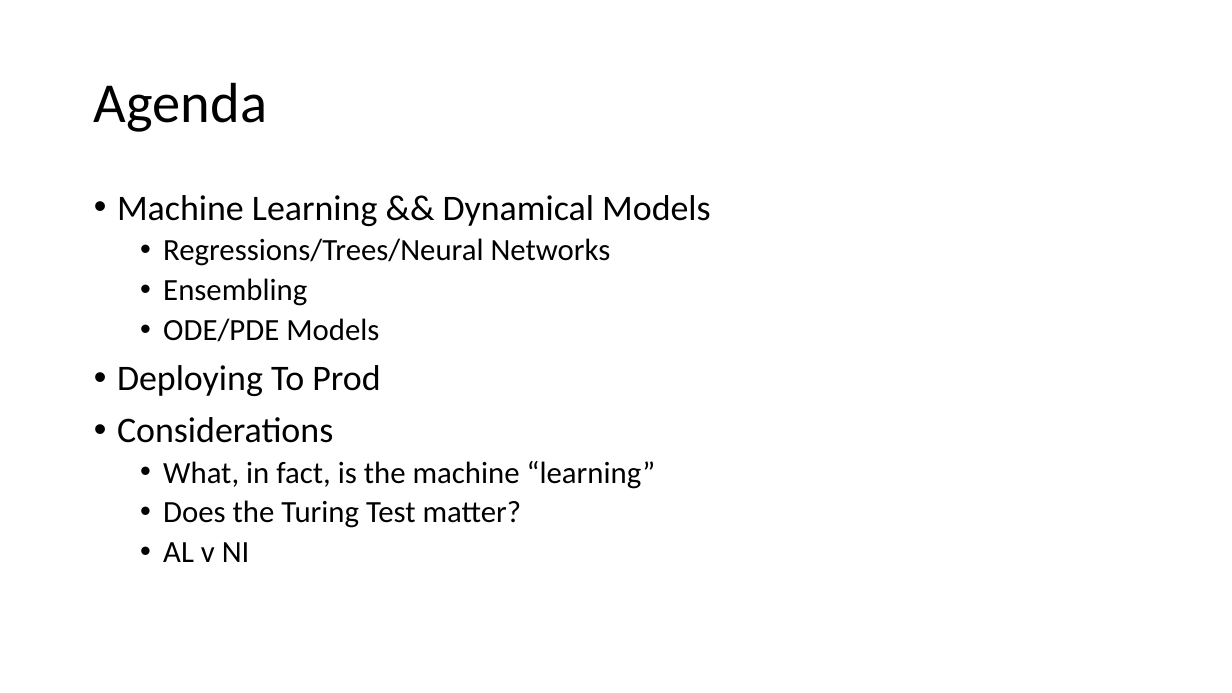
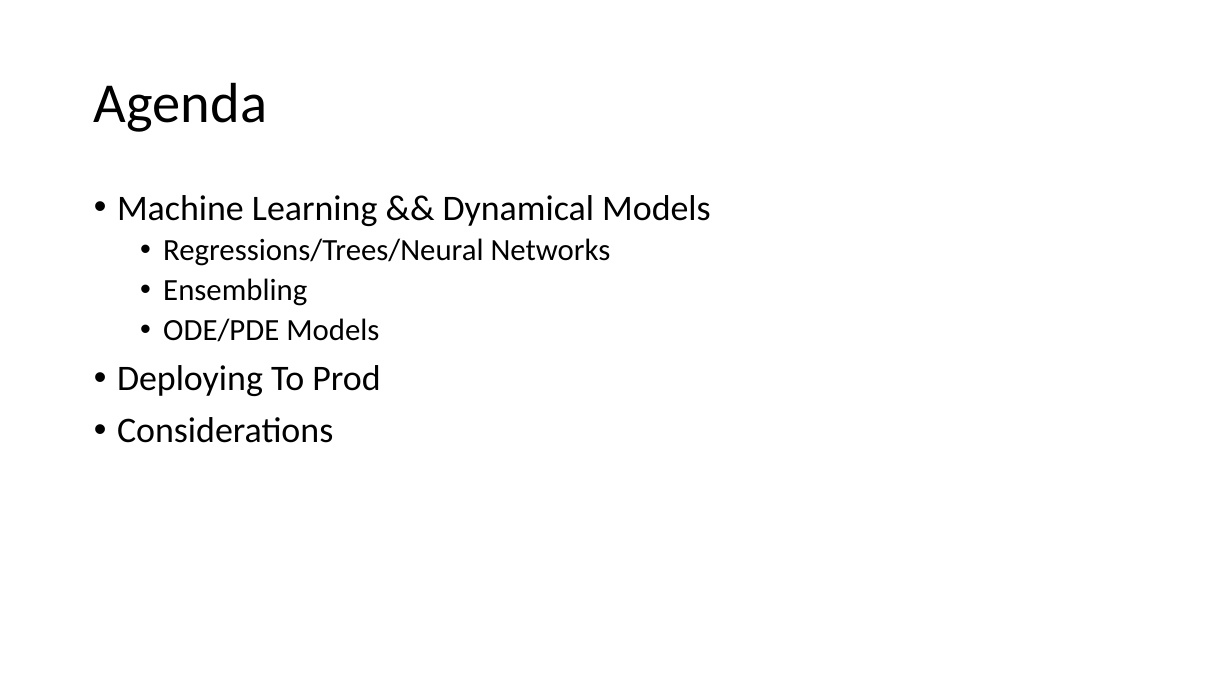
Before and after one commit to jamessdixon/swe4s, a slide deck: slide 3 of SWES_MachineLearning.pptx. Drawn at 1232x693 pixels with LibreOffice and Linux fonts; fonts in the diff are those of the drawing. Boxes give left, top, right and bottom in pixels: in the first picture for what was removed or moved away, otherwise in the second. Text is boxed around its words. In the diff, an @@ line names an element or a change of style, - is before the commit and + after.

```diff
--- a/SWES_MachineLearning.pptx
+++ b/SWES_MachineLearning.pptx
@@ text at (163, 461, 656, 562): paragraphs removed @@
-  • What, in fact, is the machine “learning”
-  • Does the Turing Test matter?
-  • AL v NI
```
Also in this commit, not shown: 1 other slide changed, 1 slide added, 2 other files.
